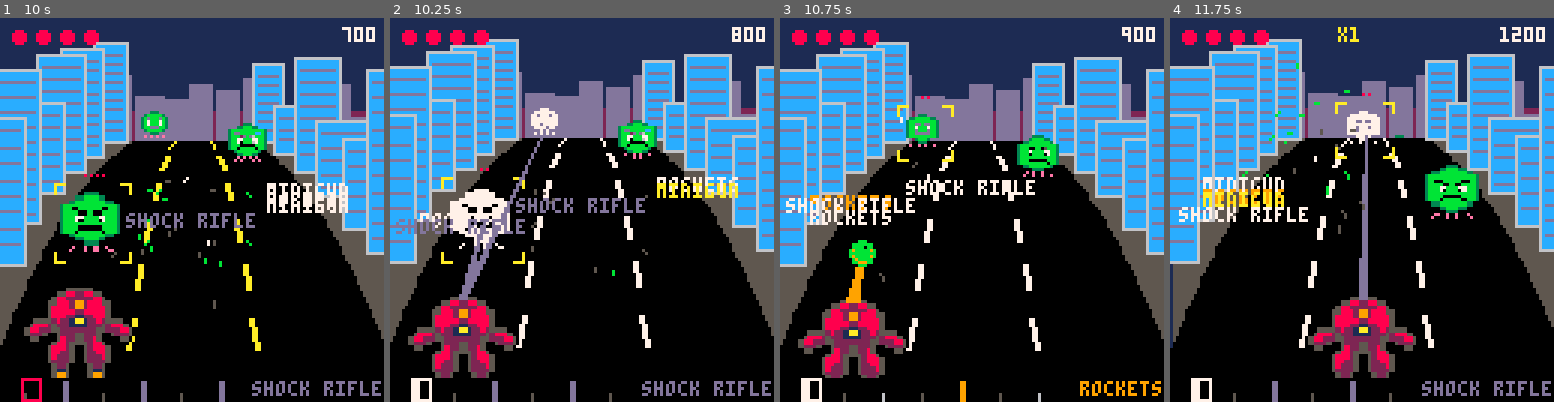
Above: before the commit, frames 1-4 (left to right).
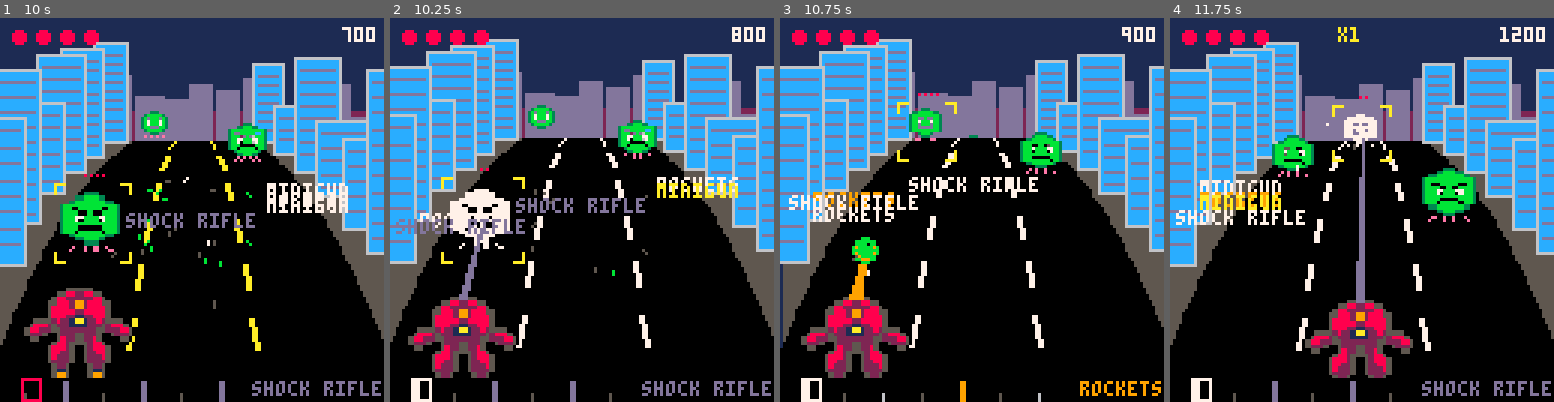
Above: after the commit, the same moments.

Repository: drachis/carts
Game: PICO-8 cartridge proj/crestbeat/crestbeat.p8
Same seed, same stepped clock (60 frames per second), same inputs: the game is played once before the commit and once after it.
Inputs:
- Up to frame 1 (10 s): tap O (Z key) at 0.33, 0.7, 1.43, 2.22, 3.1, 3.98, 4.87, 5.75, 6.63, 7.52, 8.4, 9.28 s; tap X (X key) at 1.07, 2.07, 2.4, 2.73, 3.07, 3.4, 3.73, 4.07, 4.4, 4.73, 5.07, 5.4, 5.73, 6.07, 6.4, 6.73, 7.07, 7.4, 7.73, 8.07, 8.4, 8.73, 9.07, 9.4, 9.73 s; hold Left 1.97-2.37 s; hold Right 2.87-3.53 s; hold Right 4.13-4.53 s; hold Left 5.13-5.8 s; hold Left 6.23-6.63 s; hold Right 7.13-7.8 s; hold Right 8.4-8.8 s; hold Left from 9.4 s (still down)
- Up to frame 2 (10.25 s): release Left at 10.07 s; tap X (X key) at 10.07 s; tap O (Z key) at 10.17 s
- Up to frame 3 (10.75 s): tap X (X key) at 10.4, 10.73 s; hold Left from 10.5 s (still down)
- Up to frame 4 (11.75 s): release Left at 10.9 s; tap O (Z key) at 11.05 s; tap X (X key) at 11.07, 11.4, 11.73 s; hold Right from 11.4 s (still down)

Frame 1 is identical in both runs. In frame 2, 0.9% of the frame differs, in the area x 20-44%, y 22-72%; in frame 3, 23%; in frame 4, 24%, in the area x 0-100%, y 5-94%.

Commit message:
crestbeat: the shock rifle no longer pierces, as the user asked; its 2 damage is enough. 3852 tokens
Co-Authored-By: Claude Opus 5.5 <noreply@anthropic.com>

Diff:
--- a/proj/crestbeat/data.lua
+++ b/proj/crestbeat/data.lua
@@ -54,10 +54,10 @@
 ]]
 
 guns=parse_table[[
-name,colour,damage,every,pierce,splash,sound
-minigun,10,1,0.5,,,1
-shock rifle,13,2,1,1,,0
-rockets,9,4,2,,2,12
+name,colour,damage,every,splash,sound
+minigun,10,1,0.5,,1
+shock rifle,13,2,1,,0
+rockets,9,4,2,2,12
 ]]
 
 judgements=parse_table[[
--- a/proj/crestbeat/robot.lua
+++ b/proj/crestbeat/robot.lua
@@ -57,21 +57,11 @@
  robot.waiting=nil
  robot.recoil=3
  local gun,lane=guns[robot.gun],robot.lane
- local gun_x,gun_y,targets=robot.x,93-robot.lift,{}
+ local gun_x,gun_y=robot.x,93-robot.lift
  sfx(gun.sound)
- if gun.pierce then
-  for alien in all(aliens) do
-   if alien.lane==lane and alien.t>-0.05 then add(targets,alien) end
-  end
-  add(targets,open_spot_in(lane))
- else
-  add(targets,target_in(lane))
- end
  combo+=1
  score+=judgement.points*multiplier()
- for target in all(targets) do
-  strike(target,gun.damage,judgement,gun_x,gun_y,gun)
- end
+ strike(target_in(lane),gun.damage,judgement,gun_x,gun_y,gun)
  if gun.splash then
   for side=-1,1,2 do
    local alien=front_alien(lane+side)
--- a/proj/crestbeat/tests/test_rhythm.lua
+++ b/proj/crestbeat/tests/test_rhythm.lua
@@ -67,7 +67,7 @@
 
  name=armed(2,{0,0})
  step_to(5.01)
- check(name.." hits every alien in the street",aliens[1].hp==alien_hp-2 and aliens[2].hp==alien_hp-2,aliens[1].hp.." and "..aliens[2].hp)
+ check(name.." hits only the front alien in the street",aliens[1].hp==alien_hp and aliens[2].hp==alien_hp-2,aliens[1].hp.." behind, "..aliens[2].hp.." in front")
 
  name=armed(3,{-1,0,1})
  step_to(6.01)
Not shown, changed: proj/crestbeat/DESIGN.md
Not shown, changed: proj/crestbeat/notes/robot.md
